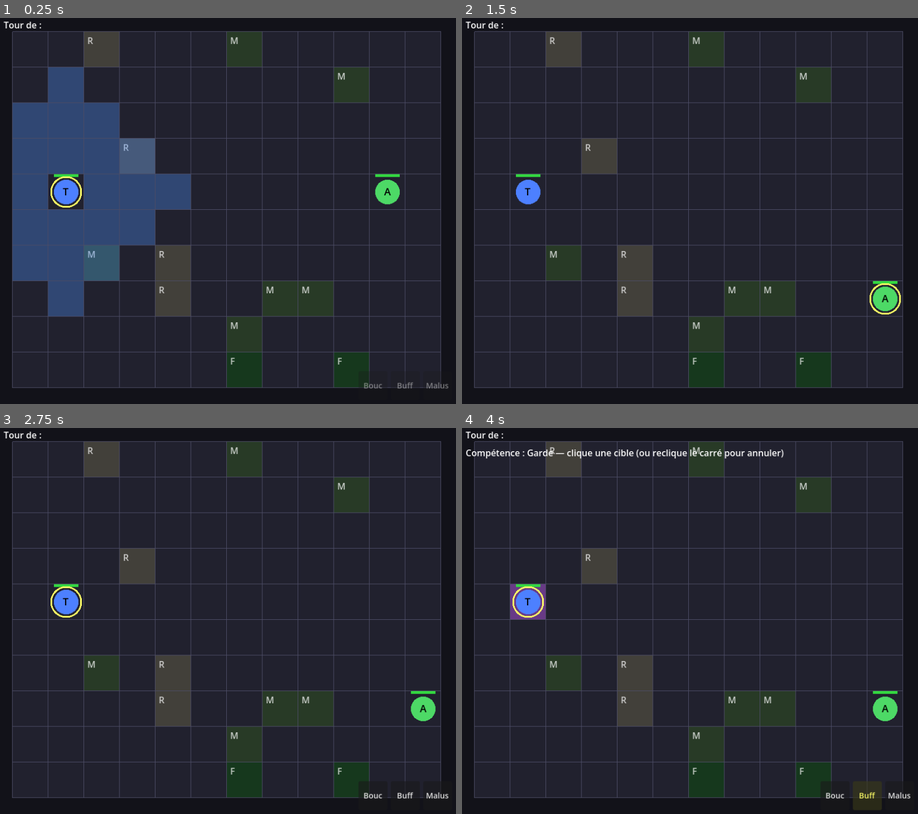
Above: before the commit, frames 1-4 (two rows, left to right).
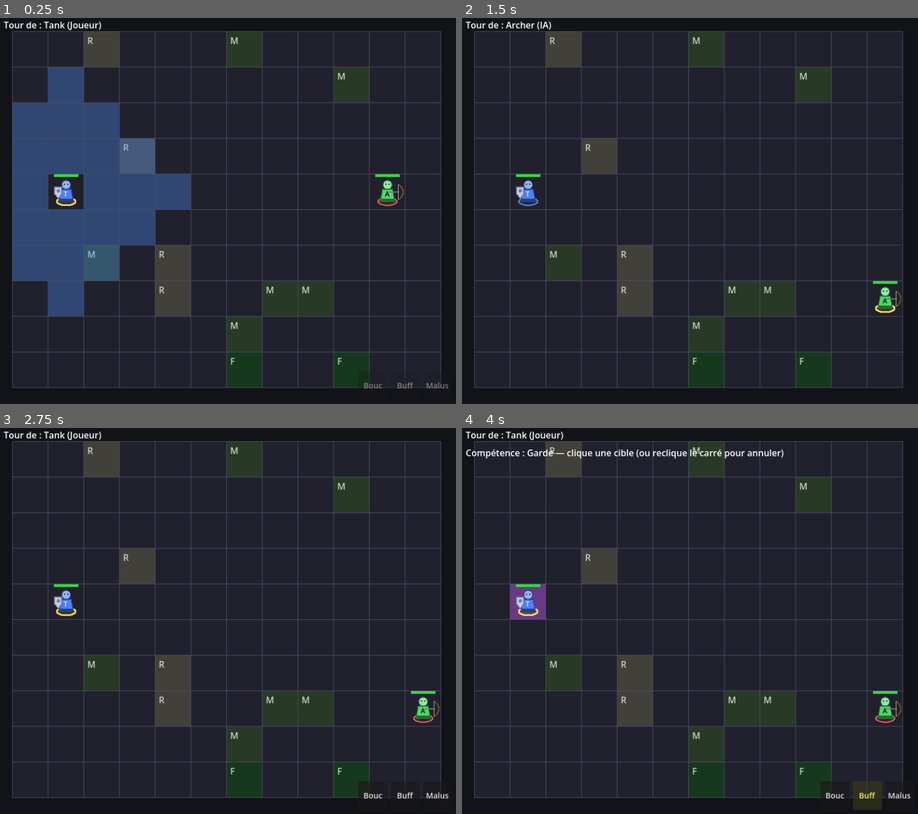
Above: after the commit, the same moments.

Repository: bodji27200-web/mon-jeux-video-
Game: Godot game, scene res://Main.tscn
Two runs of this game, one before a commit and one after it. Both use one fixed random seed, a clock stepped at 60 frames per second and the inputs below. This scene is started directly instead of the project's main scene.
Inputs (mouse positions are in pixels of both pictures, inside the frame that each line leads up to):
- Up to frame 1 (0.25 s): no input
- Up to frame 2 (1.5 s): tap Enter (ui_accept) at 0.5, 0.77 s; move the mouse to (790, 191) at 0.52 s; click (790, 191) at 0.67 s; move the mouse to (594, 230) at 1.27 s; click (594, 230) at 1.42 s
- Up to frame 3 (2.75 s): tap Enter (ui_accept) at 1.52, 2 s; move the mouse to (273, 532) at 2.02 s; click (273, 532) at 2.17 s
- Up to frame 4 (4 s): click "Bouc" at 2.75 s; click "Buff" at 3.5 s

The runs differ from the first frame. In frame 1, 0.8% of the frame differs, in the area x 9-89%, y 0-50%; in frame 2, 0.8%; in frame 3, 0.8%, in the area x 9-97%, y 0-77%; in frame 4, 0.8%.

Commit message:
Vrais personnages vectoriels + fix du label de tour
- Unit._draw() : remplace les ronds colorés par de vrais petits personnages
  (corps + tête + yeux), arme selon le profil (bouclier/épée/lance/arc/bâton),
  anneau de sol coloré par camp (bleu joueur / rouge IA, doré = tour actif),
  barre de vie verte/jaune/rouge. 100 % vectoriel, aucun asset externe.
- Corrige TurnManager.turn_label : l'export typé Label ne se résolvait pas
  depuis le NodePath du .tscn, le nom de l'unité ne s'affichait jamais.
  Passé en @export NodePath résolu dans _ready().

https://claude.ai/code/session_01CSdZW6RyX61kUb2ZZTTYta

Diff:
--- a/Battle.gd
+++ b/Battle.gd
@@ -337,8 +337,8 @@
 				a = true
 	if not p or not a:
 		_finished = true
-		if turn_manager.turn_label:
-			turn_manager.turn_label.text = ""
+		if turn_manager.label:
+			turn_manager.label.text = ""
 		end_label.text = "VICTOIRE !" if p else "DÉFAITE..."
 		end_label.add_theme_color_override("font_color", Color(0.2, 0.9, 0.3) if p else Color(0.9, 0.2, 0.2))
 		end_label.add_theme_font_size_override("font_size", 64)
--- a/TurnManager.gd
+++ b/TurnManager.gd
@@ -4,10 +4,15 @@
 
 signal turn_started(unit)
 
-@export var turn_label: Label
+@export var turn_label: NodePath  # chemin vers le Label d'affichage du tour
+var label: Label                  # Label résolu (depuis turn_label)
 
 var units: Array = []
 var current_index := -1
+
+
+func _ready() -> void:
+	label = get_node_or_null(turn_label) as Label
 
 
 func start() -> void:
@@ -41,7 +46,7 @@
 	for u in units:
 		u.set_active(u == unit)
 	unit.reset_turn()
-	if turn_label:
+	if label:
 		var camp := "Joueur" if unit.is_player() else "IA"
-		turn_label.text = "Tour de : %s (%s)" % [unit.data.name, camp]
+		label.text = "Tour de : %s (%s)" % [unit.data.name, camp]
 	turn_started.emit(unit)
--- a/Unit.gd
+++ b/Unit.gd
@@ -240,17 +240,52 @@
 
 
 func _draw() -> void:
-	draw_circle(Vector2.ZERO, RADIUS, data.color)
-	# Symbole de la classe
+	var col: Color = data.color
+	var dark: Color = col.darkened(0.5)
+	var team_tint := Color(0.35, 0.6, 1.0) if is_player() else Color(1.0, 0.4, 0.35)
+
+	# --- Anneau de sol : couleur du camp (doré quand c'est son tour) ---
+	var ring_col: Color = Color(1.0, 0.9, 0.35) if _active else team_tint
+	_draw_ellipse(Vector2(0, 17), 16.0, 6.0, Color(ring_col, 0.20))
+	_draw_ellipse_outline(Vector2(0, 17), 17.0, 7.0, Color(ring_col, 0.95), 3.0 if _active else 2.0)
+	# Ombre portée
+	_draw_ellipse(Vector2(0, 18), 12.0, 4.5, Color(0, 0, 0, 0.28))
+
+	# --- Personnage : corps (robe) + tête avec des yeux ---
+	var robe := PackedVector2Array([Vector2(-9, -5), Vector2(9, -5), Vector2(13, 17), Vector2(-13, 17)])
+	draw_colored_polygon(robe, col)
+	# Bas de robe assombri (profondeur)
+	draw_colored_polygon(PackedVector2Array([Vector2(-13, 12), Vector2(13, 12), Vector2(13, 17), Vector2(-13, 17)]), dark)
+	var robe_outline := PackedVector2Array(robe)
+	robe_outline.append(robe[0])
+	draw_polyline(robe_outline, dark, 1.5)
+	# Tête
+	var head_col: Color = col.lightened(0.4)
+	draw_circle(Vector2(0, -13), 8.0, head_col)
+	draw_arc(Vector2(0, -13), 8.0, 0.0, TAU, 20, dark, 1.5)
+	draw_circle(Vector2(-3, -14), 1.4, Color(0.10, 0.10, 0.12))
+	draw_circle(Vector2(3, -14), 1.4, Color(0.10, 0.10, 0.12))
+
+	# --- Arme selon le profil de la classe ---
+	_draw_weapon(_weapon_kind(), col, dark)
+
+	# --- Symbole de classe sur le torse (identification précise) ---
 	var font := ThemeDB.fallback_font
-	draw_string(font, Vector2(-6, 6), str(data.symbol), HORIZONTAL_ALIGNMENT_LEFT, -1, 18, Color.BLACK)
-	# Barre de vie
+	var lum: float = col.r * 0.299 + col.g * 0.587 + col.b * 0.114
+	var sym_col: Color = Color.BLACK if lum > 0.55 else Color(1, 1, 1, 0.92)
+	draw_string(font, Vector2(-4.5, 8.0), str(data.symbol), HORIZONTAL_ALIGNMENT_LEFT, -1, 12, sym_col)
+
+	# --- Barre de vie (verte / jaune / rouge selon les PV) ---
 	var ratio := clampf(float(hp) / float(data.max_hp), 0.0, 1.0)
 	var bar_y := -RADIUS - 10.0
 	draw_rect(Rect2(-RADIUS, bar_y, RADIUS * 2.0, 5), Color(0.15, 0.0, 0.0))
-	draw_rect(Rect2(-RADIUS, bar_y, RADIUS * 2.0 * ratio, 5), Color(0.20, 0.85, 0.25))
-	if _active:
-		draw_arc(Vector2.ZERO, RADIUS + 5.0, 0.0, TAU, 32, Color(1, 1, 0.4), 3.0)
+	var hp_col := Color(0.20, 0.85, 0.25)
+	if ratio < 0.3:
+		hp_col = Color(0.90, 0.25, 0.20)
+	elif ratio < 0.6:
+		hp_col = Color(0.92, 0.75, 0.20)
+	draw_rect(Rect2(-RADIUS, bar_y, RADIUS * 2.0 * ratio, 5), hp_col)
+
 	# Pastilles des buffs/debuffs actifs.
 	var bx := -RADIUS
 	for b in buffs:
@@ -275,3 +310,72 @@
 			c = Color(0.45, 0.85, 1.00)
 		draw_circle(Vector2(bx + 4.0, RADIUS + 12.0), 4.0, c)
 		bx += 11.0
+
+
+# Type d'arme dessinée, déduit du rôle / profil de la classe (data-driven).
+func _weapon_kind() -> String:
+	match str(data.get("role", "melee")):
+		"tank":
+			return "shield"
+		"healer":
+			return "staff"
+		"ranged":
+			if class_id in ["archer", "archere", "chasseur", "squelette_archer"]:
+				return "bow"
+			return "staff"
+		_:
+			return "spear" if int(data.attack_range) >= 2 else "sword"
+
+
+# Dessine l'arme tenue par le personnage (cosmétique, à droite sauf le bouclier).
+func _draw_weapon(kind: String, col: Color, dark: Color) -> void:
+	var steel := Color(0.78, 0.80, 0.86)
+	var steel_d := Color(0.45, 0.47, 0.54)
+	var wood := Color(0.45, 0.30, 0.16)
+	match kind:
+		"sword":
+			draw_line(Vector2(15, 8), Vector2(15, -15), steel, 3.0)
+			draw_line(Vector2(15, 8), Vector2(15, -15), Color(1, 1, 1, 0.5), 1.0)
+			draw_line(Vector2(9, -2), Vector2(21, -2), steel_d, 3.0)   # garde
+			draw_circle(Vector2(15, 10), 2.4, Color(0.85, 0.70, 0.25))  # pommeau
+		"spear":
+			draw_line(Vector2(16, 15), Vector2(16, -18), wood, 2.5)
+			draw_colored_polygon(PackedVector2Array([
+				Vector2(16, -25), Vector2(12, -16), Vector2(20, -16)]), steel)
+		"shield":
+			var sh := PackedVector2Array([
+				Vector2(-21, -9), Vector2(-8, -9), Vector2(-8, 3),
+				Vector2(-14, 12), Vector2(-21, 3)])
+			draw_colored_polygon(sh, steel)
+			var sh_o := PackedVector2Array(sh)
+			sh_o.append(sh[0])
+			draw_polyline(sh_o, steel_d, 1.5)
+			draw_circle(Vector2(-14, -2), 3.0, col)  # emblème (couleur de classe)
+		"bow":
+			draw_arc(Vector2(13, 0), 15.0, -1.15, 1.15, 16, wood, 2.5)
+			var top := Vector2(13, 0) + Vector2(cos(-1.15), sin(-1.15)) * 15.0
+			var bot := Vector2(13, 0) + Vector2(cos(1.15), sin(1.15)) * 15.0
+			draw_line(top, bot, Color(0.85, 0.85, 0.80, 0.85), 1.0)  # corde
+			draw_line(Vector2(2, 0), Vector2(21, 0), steel_d, 1.5)   # flèche
+		"staff":
+			draw_line(Vector2(16, 16), Vector2(16, -14), wood, 2.5)
+			draw_circle(Vector2(16, -16), 5.0, Color(col, 0.45))      # halo
+			draw_circle(Vector2(16, -16), 3.0, col.lightened(0.3))    # orbe
+
+
+# Dessine une ellipse pleine (pas de primitive native).
+func _draw_ellipse(center: Vector2, rx: float, ry: float, color: Color) -> void:
+	var pts := PackedVector2Array()
+	for i in 22:
+		var a := TAU * i / 22.0
+		pts.append(center + Vector2(cos(a) * rx, sin(a) * ry))
+	draw_colored_polygon(pts, color)
+
+
+# Dessine le contour d'une ellipse.
+func _draw_ellipse_outline(center: Vector2, rx: float, ry: float, color: Color, width: float) -> void:
+	var pts := PackedVector2Array()
+	for i in 23:
+		var a := TAU * i / 22.0
+		pts.append(center + Vector2(cos(a) * rx, sin(a) * ry))
+	draw_polyline(pts, color, width)
Not shown, changed: CLAUDE.md
